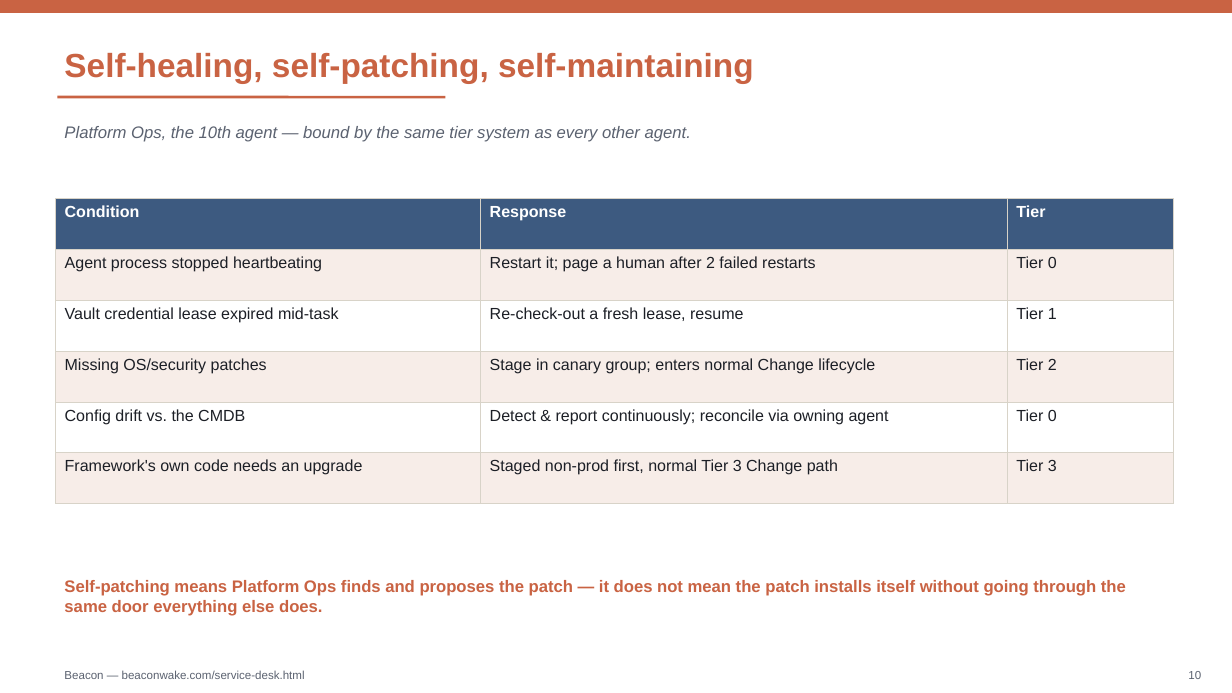
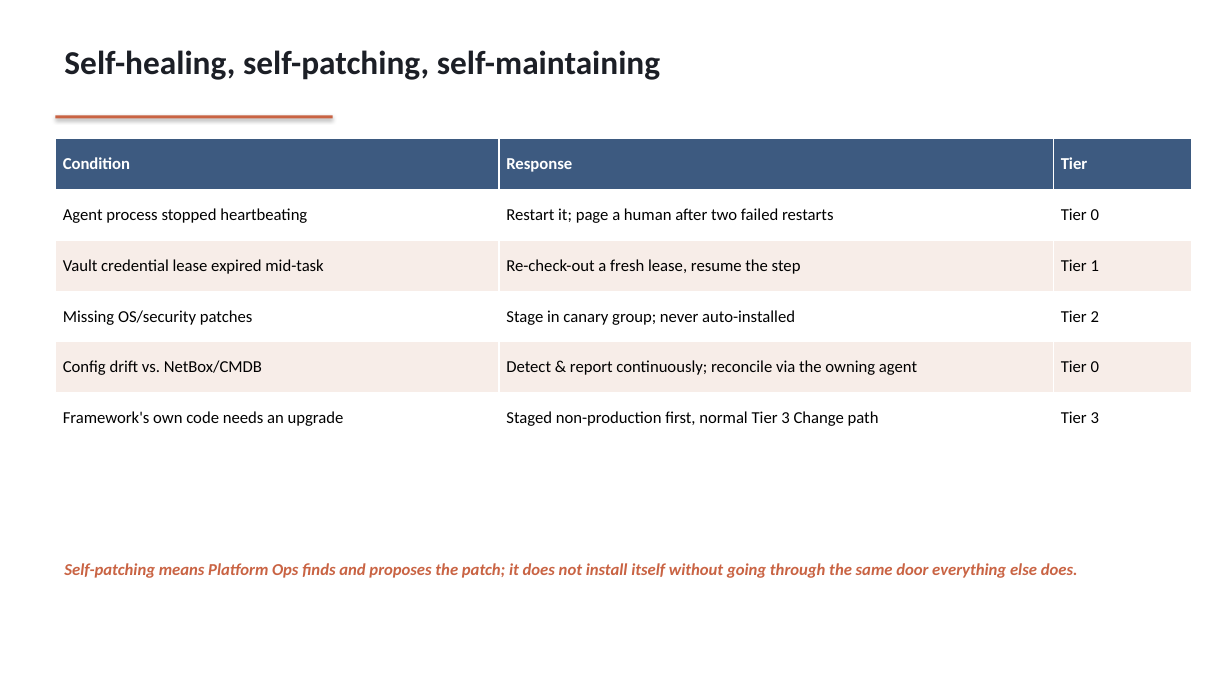
Before and after one commit to hurricane1976/Hurricane, a slide deck: slide 10 of website/service-desk-architecture.pptx. Drawn at 1232x693 pixels with LibreOffice and Linux fonts; fonts in the diff are those of the drawing. Boxes give left, top, right and bottom in pixels: in the first picture for what was removed or moved away, otherwise in the second. Text is boxed around its words. In the diff, an @@ line names an element or a change of style, - is before the commit and + after.

Commit message:
Expand service-desk blueprint with NetBox/Zabbix/Grafana/Batfish/Ansible/ISE/Nexus Dashboard
Adds a "Supporting systems" section and diagram band tying the named
tooling into specific domain agents and Platform Ops, extends the
deployment guide 15->17 steps, and regenerates the PDF/PPTX to match.

```diff
--- a/website/service-desk-architecture.pptx
+++ b/website/service-desk-architecture.pptx
@@ rectangle removed at box(0, 0, 1232, 13) @@
@@ text "Self-healing, self-patching, self-maintaining" at box(64, 50, 660, 80): font Arial to Calibri, text colour #C96343 to #1C1F26; vertical alignment middle to top @@
@@ rectangle added at box(55, 116, 333, 118), fill #C96343 @@
@@ line removed from (57, 97) to (445, 97) @@
@@ table at box(55, 139, 1192, 444) @@
-row 2, column 2: Restart it; page a human after 2 failed restarts
+row 2, column 2: Restart it; page a human after two failed restarts
-row 3, column 2: Re-check-out a fresh lease, resume
+row 3, column 2: Re-check-out a fresh lease, resume the step
-row 4, column 2: Stage in canary group; enters normal Change lifecycle
+row 4, column 2: Stage in canary group; never auto-installed
-row 5, column 1: Config drift vs. the CMDB
+row 5, column 1: Config drift vs. NetBox/CMDB
-row 5, column 2: Detect & report continuously; reconcile via owning agent
+row 5, column 2: Detect & report continuously; reconcile via the owning agent
-row 6, column 2: Staged non-prod first, normal Tier 3 Change path
+row 6, column 2: Staged non-production first, normal Tier 3 Change path
@@ fill #F7EDE8 to #FFFFFF in 9 cells @@
@@ fill #FFFFFF to #F7EDE8 in 6 cells @@
@@ size 12.5 to 13 pt, font Arial to Calibri in "Condition", "Response", "Tier", "Agent process stopped heartbeating" and 8 more places @@
@@ text colour #1C1F26 to #000000 in "Agent process stopped heartbeating", "Tier 0", "Vault credential lease expired mid-task", "Tier 1" and 5 more places @@
@@ borders changed @@
@@ table: place and size @@
-table at box(55, 199, 1174, 479)
+table at box(55, 139, 1192, 444)
@@ text removed at box(64, 126, 691, 142) @@
-Platform Ops, the 10th agent — bound by the same tier system as every other agent.
@@ text "Self-patching means Platform Ops finds ..." at box(64, 563, 1078, 578): vertical alignment middle to top @@
@@ text at box(64, 563, 1078, 578): text changed; font Arial to Calibri; italic on @@
-Self-patching means Platform Ops finds and proposes the patch — it does not mean the patch installs itself without going through the same door everything else does.
+Self-patching means Platform Ops finds and proposes the patch; it does not install itself without going through the same door everything else does.
@@ text removed at box(64, 670, 305, 679) @@
-Beacon — beaconwake.com/service-desk.html
@@ text removed at box(1188, 671, 1201, 679) @@
-10
```
Also in this commit, not shown: 7 other slides changed, 7 slides added, 6 slides removed, 6 other files.
